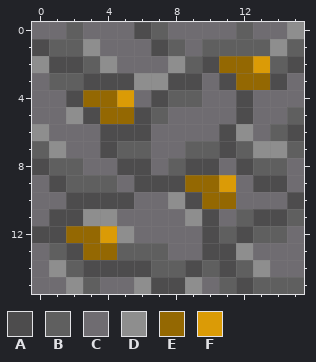
Pixel-art sprite, stored at Assets/Sprites/Map/Gold.png. The first picture shows the starting point.
The file is 16x16 pixels.
Palette (. is transparent): A #4d4c4d  B #5f5f5f  C #6f6c71  D #8e8e8e  E #946802  F #db9b06
Pixels before, first column x 0:
 0 CCBCCCABCCCCBCCD
 1 ABBDCCCABCBBBBDB
 2 DAABDCCCDBAEEFBA
 3 CBBAAADDAACAEEAC
 4 CCAEEFCABBCCACCC
 5 CCDAEEABCCCCACCB
 6 DCCCAAACCCCADCBA
 7 BDCCABBCCBBABDDB
 8 ABBCCAACBAACABBC
 9 CABBBCAAAEEFCAAC
10 CCAAAACCDAEECCCA
11 CAADDCCCCDACBAAB
12 AAEEFDCCCCABABBC
13 CBAEEBBBCCAADCCC
14 CDBAAAABBABABDCC
15 CCDBCCDAADCBABBB
Now the later version:
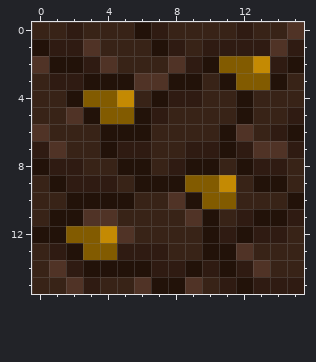
Change:
Colour A changes from #4d4c4d to #221209.
Colour B changes from #5f5f5f to #2f1b12.
Colour C changes from #6f6c71 to #382317.
Colour D changes from #8e8e8e to #503326.
Colour E changes from #946802 to #825b00.
Colour F changes from #db9b06 to #c48a03.
Where, in picture pixels (left, top, right, bottom), the same in both pictures:
changed: (32, 22, 304, 294)
